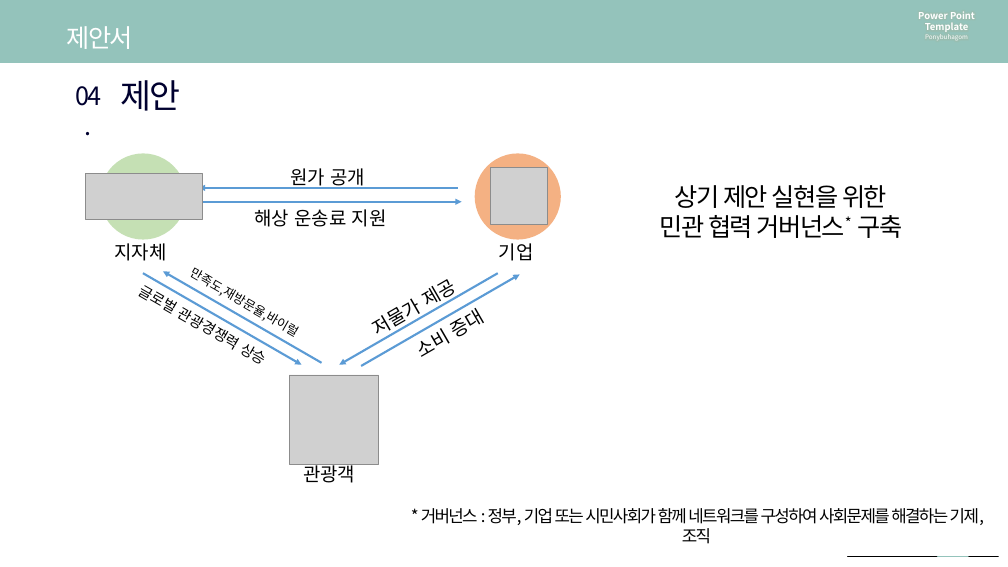
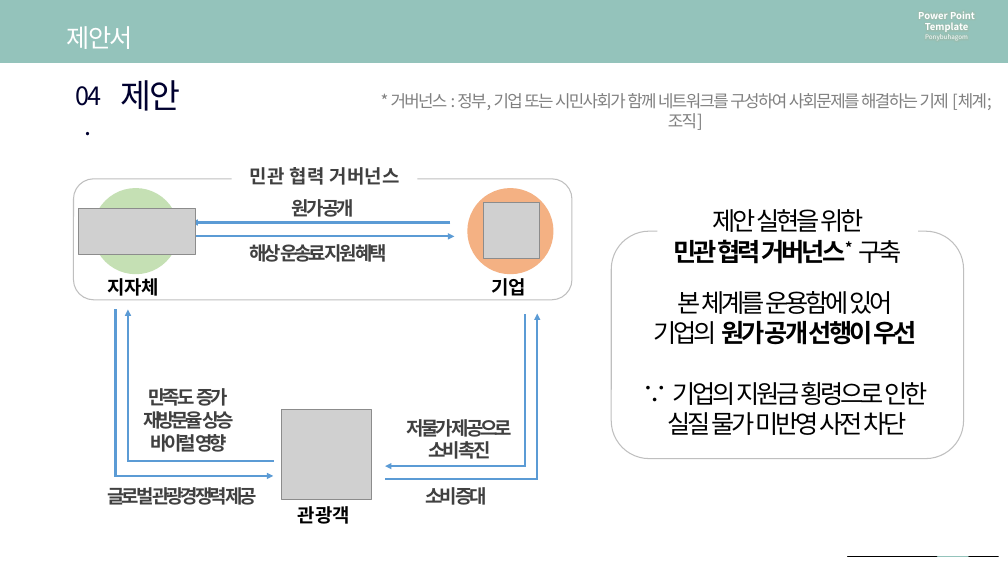
Before and after one commit to so-jeong0127/6-project, a slide deck: slide 2 of 6조_첨가중[신혁].pptx. Drawn at 1008x567 pixels with LibreOffice and Linux fonts; fonts in the diff are those of the drawing; grey boxes stand for pictures. Boxes give left, top, right and bottom in pixels: in the first picture for what was removed or moved away, otherwise in the second. Text is boxed around its words. In the diff, an @@ line names an element or a change of style, - is before the commit and + after.

```diff
--- a/6조_첨가중[신혁].pptx
+++ b/6조_첨가중[신혁].pptx
@@ text at (391,93,992,110): text changed; text colour #000000 to #808080 @@
-* 거버넌스 : 정부, 기업 또는 시민사회가 함께 네트워크를 구성하여 사회문제를 해결하는 기제, 조직
+* 거버넌스 : 정부, 기업 또는 시민사회가 함께 네트워크를 구성하여 사회문제를 해결하는 기제 [체계; 조직]
@@ rounded rectangle added at (73,179,572,300), outline #BFBFBF 1 pt @@
@@ text added at (250,167,400,185), 18 pt, text #404040, bold @@
+민관 협력 거버넌스
@@ text "원가 공개": place and size @@
-text "원가 공개" at (290,168,366,189)
+text "원가 공개" at (292,199,355,217)
@@ text "원가 공개" at (292,199,355,217): text colour #000000 to #404040, letter spacing 0 to -3 pt, bold on @@
@@ 1 picture, 1 text, 1 arrow, 1 ellipse: place and size @@
-1 picture, 1 text, 1 arrow, 1 ellipse at (199,154,561,261)
+1 picture, 1 text, 1 arrow, 1 ellipse at (191,188,554,300)
@@ text "제안 실현을 위한": place and size @@
-text "제안 실현을 위한" at (660,185,902,238)
+text "제안 실현을 위한" at (674,209,901,264)
@@ text at (712,209,863,232): text changed @@
-상기 제안 실현을 위한
+제안 실현을 위한
@@ 2 pictures, 1 text, 1 ellipse, 1 arrow: place and size @@
-2 pictures, 1 text, 1 ellipse, 1 arrow at (85,154,462,464)
+2 pictures, 1 text, 1 ellipse, 1 arrow at (79,188,454,499)
@@ rounded rectangle added at (612,231,964,459), outline #BFBFBF 1 pt @@
@@ text at (674,239,901,264): letter spacing -1.5 to -3 pt in "민관 협력 거버넌스* 구축"; bold on in "민관 협력 거버넌스*" @@
@@ text at (249,244,387,262): text changed; text colour #000000 to #404040; bold on @@
-해상 운송료 지원
+해상 운송료 지원 혜택
@@ arrow removed from (143, 273) to (302, 364) @@
@@ arrow removed from (321, 363) to (163, 271) @@
@@ arrow removed from (498, 273) to (340, 364) @@
@@ arrow removed from (361, 366) to (520, 274) @@
@@ text added at (654,291,927,435), 24 pt, text #000000 @@
+본 체계를 운용함에 있어
+기업의 원가 공개 선행이 우선
+∵ 기업의 지원금 횡령으로 인한
+실질 물가 미반영 사전 차단
@@ elbow arrow added from (116, 309) to (273, 476), #5B9BD5 2 pt @@
@@ elbow arrow added from (274, 461) to (128, 309), #5B9BD5 2 pt @@
@@ elbow arrow added from (525, 315) to (385, 467), #5B9BD5 2 pt @@
@@ elbow arrow added from (386, 479) to (538, 314), #5B9BD5 2 pt @@
@@ text "만족도 증가" at (143,388,234,452): rotation 30 to 0 degrees @@
@@ text at (143,388,234,452): text changed; size 12 to 18 pt; text colour #000000 to #404040; bold on @@
-만족도,재방문율,바이럴
+만족도 증가
+재방문율 상승
+바이럴 영향
@@ text "저물가 제공으로" at (407,419,512,459): rotation 330 to 0 degrees @@
@@ text at (407,419,512,459): text changed; text colour #000000 to #404040; bold on @@
-저물가 제공
+저물가 제공으로
+소비 촉진
@@ text "글로벌 관광경쟁력 제공" at (108,487,258,505): rotation 30 to 0 degrees @@
@@ text at (108,487,258,505): text changed; size 14 to 18 pt; text colour #000000 to #404040; bold on @@
-글로벌 관광경쟁력 상승
+글로벌 관광경쟁력 제공
@@ bold on in 3 elements at (492,278,527,300), (107,278,159,300), (298,506,350,524) @@
@@ text "관광객": place and size @@
-text "관광객" at (303,464,355,483)
+text "관광객" at (298,506,350,524)
@@ text "소비 증대": place and size @@
-text "소비 증대" at (421,311,486,357)
+text "소비 증대" at (425,487,488,505)
@@ text "소비 증대" at (425,487,488,505): text colour #000000 to #404040, letter spacing 0 to -3 pt, bold on; rotation 330 to 0 degrees @@
```
Also in this commit, not shown: 2 other slides changed.
